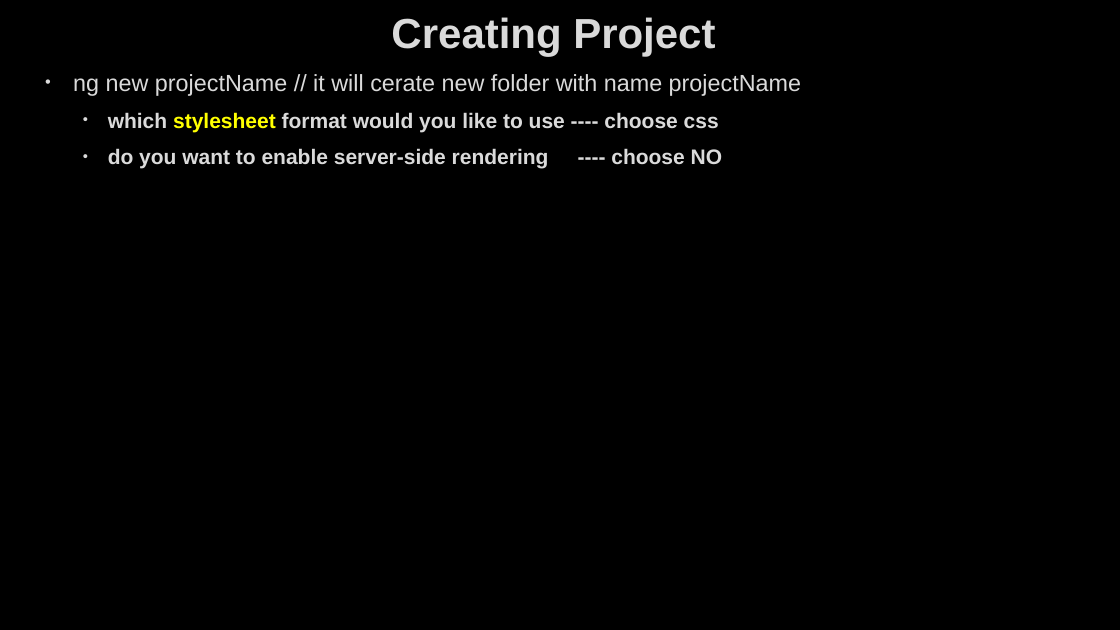
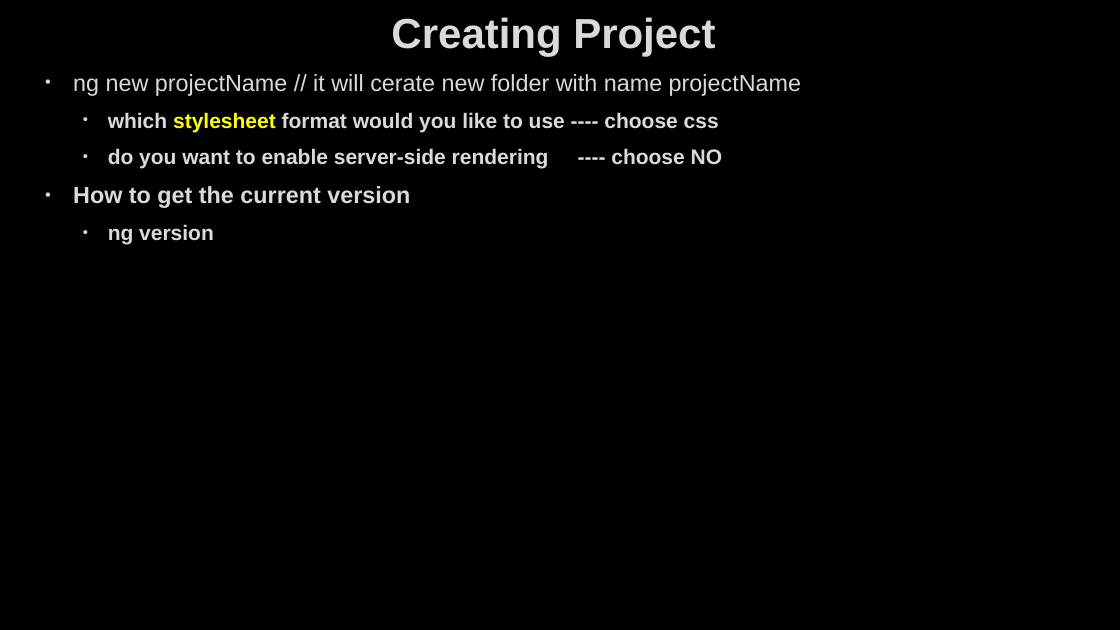
Before and after one commit to AhmedMohamedSamir1/Summary, a slide deck: slide 3 of Angular & type script/Angular.pptx. Drawn at 1120x630 pixels with LibreOffice and Linux fonts; fonts in the diff are those of the drawing; background and template pictures are left out. Boxes give left, top, right and bottom in pixels: in the first picture for what was removed or moved away, otherwise in the second. Text is boxed around its words. In the diff, an @@ line names an element or a change of style, - is before the commit and + after.

```diff
--- a/Angular & type script/Angular.pptx
+++ b/Angular & type script/Angular.pptx
@@ text at (73,186,410,245): paragraphs added @@
+• How to get the current version
+  • ng version
```
Also in this commit, not shown: 6 other slides changed, 25 slides added, 7 other files.
